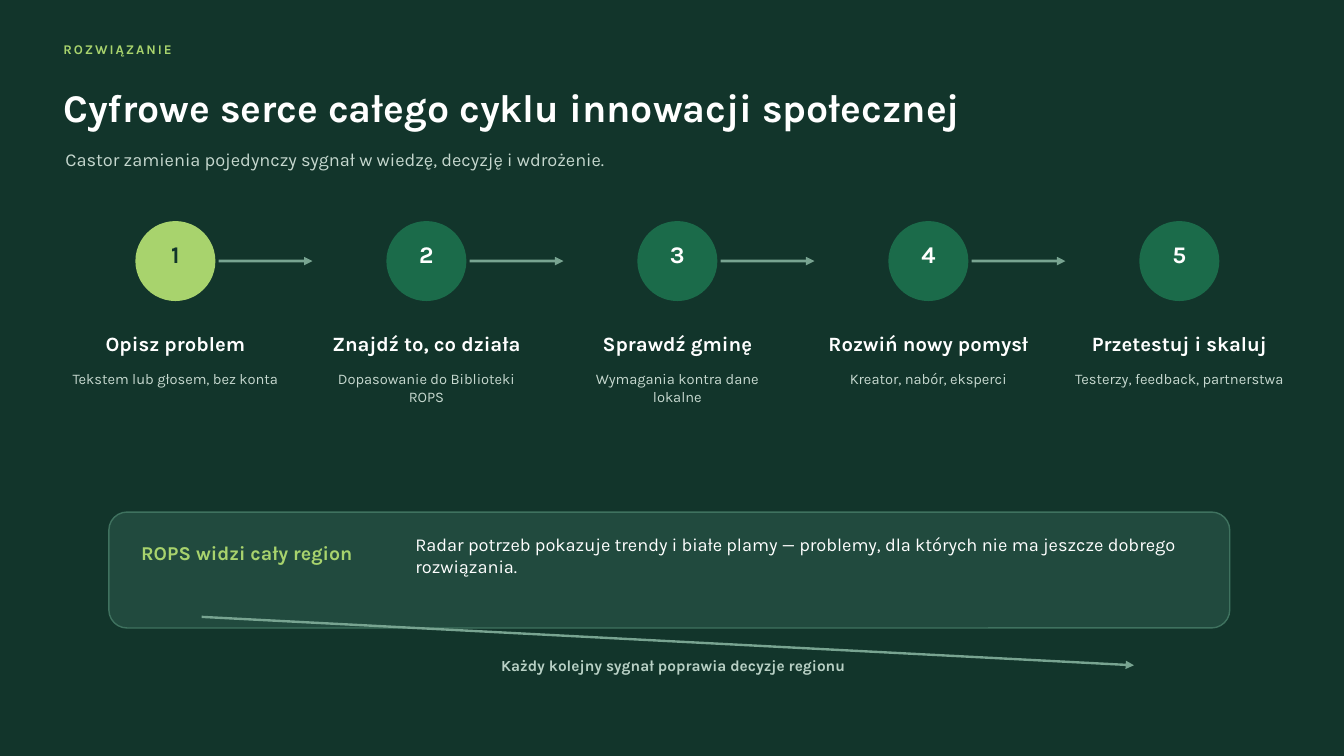
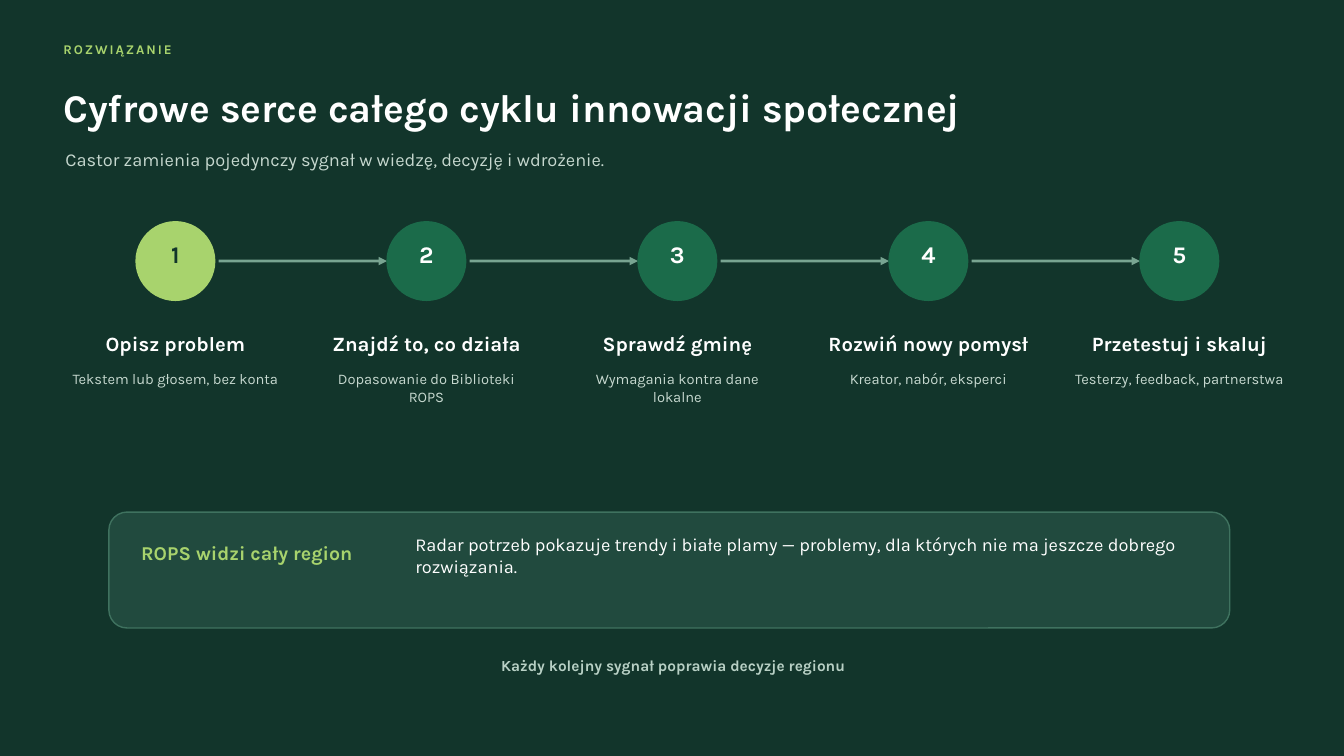
Before and after one commit to Cheapsik/hackathon-2026, a slide deck: slide 3 of docs/Castor-prezentacja-zgloszeniowa.pptx. Drawn at 1344x756 pixels with LibreOffice and Linux fonts; fonts in the diff are those of the drawing. Boxes give left, top, right and bottom in pixels: in the first picture for what was removed or moved away, otherwise in the second. Text is boxed around its words. In the diff, an @@ line names an element or a change of style, - is before the commit and + after.

```diff
--- a/docs/Castor-prezentacja-zgloszeniowa.pptx
+++ b/docs/Castor-prezentacja-zgloszeniowa.pptx
@@ arrow moved from (219, 261) - (313, 261) to (219, 261) - (387, 261) @@
@@ arrow moved from (470, 261) - (564, 261) to (470, 261) - (638, 261) @@
@@ arrow moved from (721, 261) - (815, 261) to (721, 261) - (889, 261) @@
@@ arrow moved from (972, 261) - (1066, 261) to (972, 261) - (1140, 261) @@
@@ arrow removed from (202, 617) to (1134, 665) @@
```
Also in this commit, not shown: 2 other slides changed, 3 other files.
